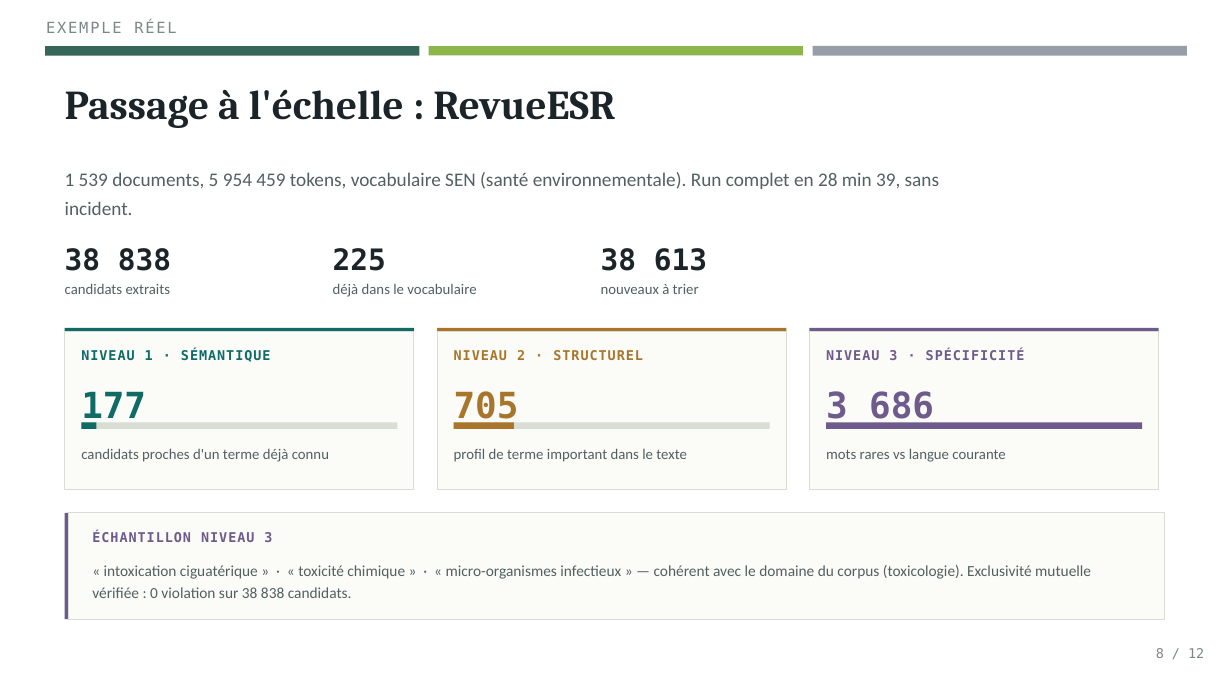
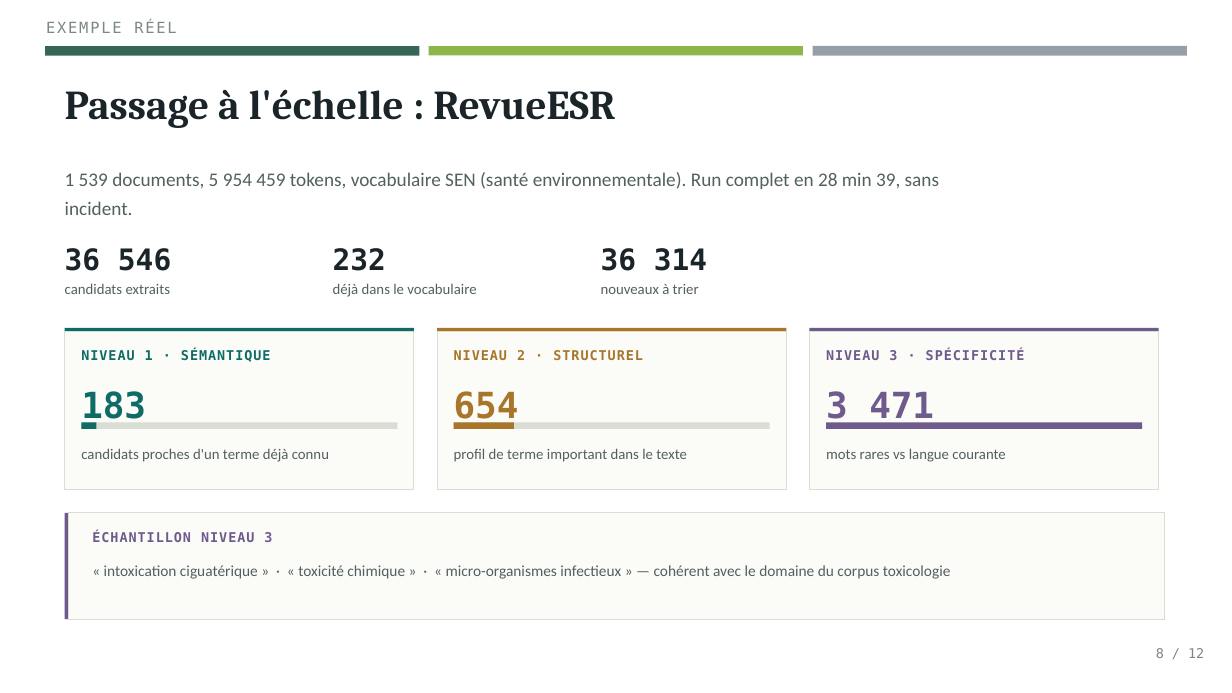
Before and after one commit to stephane54/loterre-annotate, a slide deck: slide 7 of docs/Extraction_terminologique_v2.pptx. Drawn at 1232x693 pixels with LibreOffice and Linux fonts; fonts in the diff are those of the drawing. Boxes give left, top, right and bottom in pixels: in the first picture for what was removed or moved away, otherwise in the second. Text is boxed around its words. In the diff, an @@ line names an element or a change of style, - is before the commit and + after.

```diff
--- a/docs/Extraction_terminologique_v2.pptx
+++ b/docs/Extraction_terminologique_v2.pptx
@@ text at [65, 248, 171, 271]: text changed @@
-38 838
+36 546
@@ text at [333, 248, 386, 271]: text changed @@
-225
+232
@@ text at [601, 248, 707, 271]: text changed @@
-38 613
+36 314
@@ text at [81, 391, 146, 426]: text changed @@
-177
+183
@@ text at [454, 391, 519, 426]: text changed @@
-705
+654
@@ text at [826, 391, 934, 426]: text changed @@
-3 686
+3 471
@@ text at [104, 565, 951, 579]: text changed @@
-« intoxication ciguatérique » · « toxicité chimique » · « micro-organismes infectieux » — cohérent avec le domaine du corpus (toxicologie). Exclusivité mutuelle vérifiée : 0 violation sur 38 838 candidats.
+« intoxication ciguatérique » · « toxicité chimique » · « micro-organismes infectieux » — cohérent avec le domaine du corpus toxicologie
```
Also in this commit, not shown: 6 other slides changed, 2 slides removed, 14 other files.
